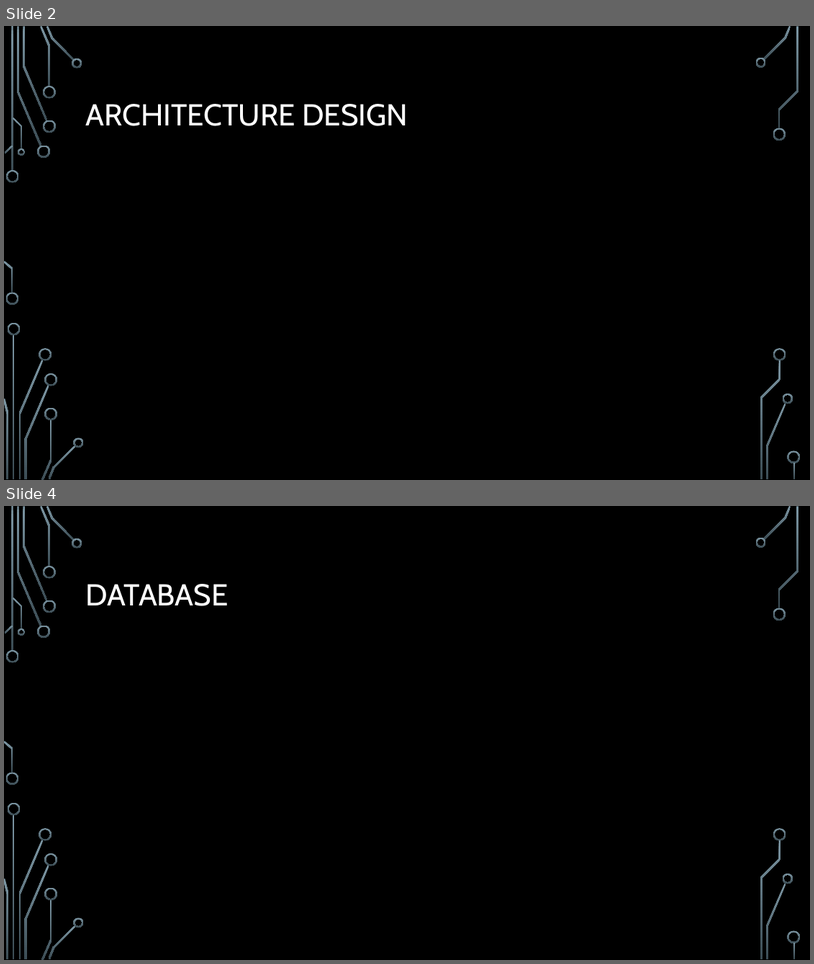
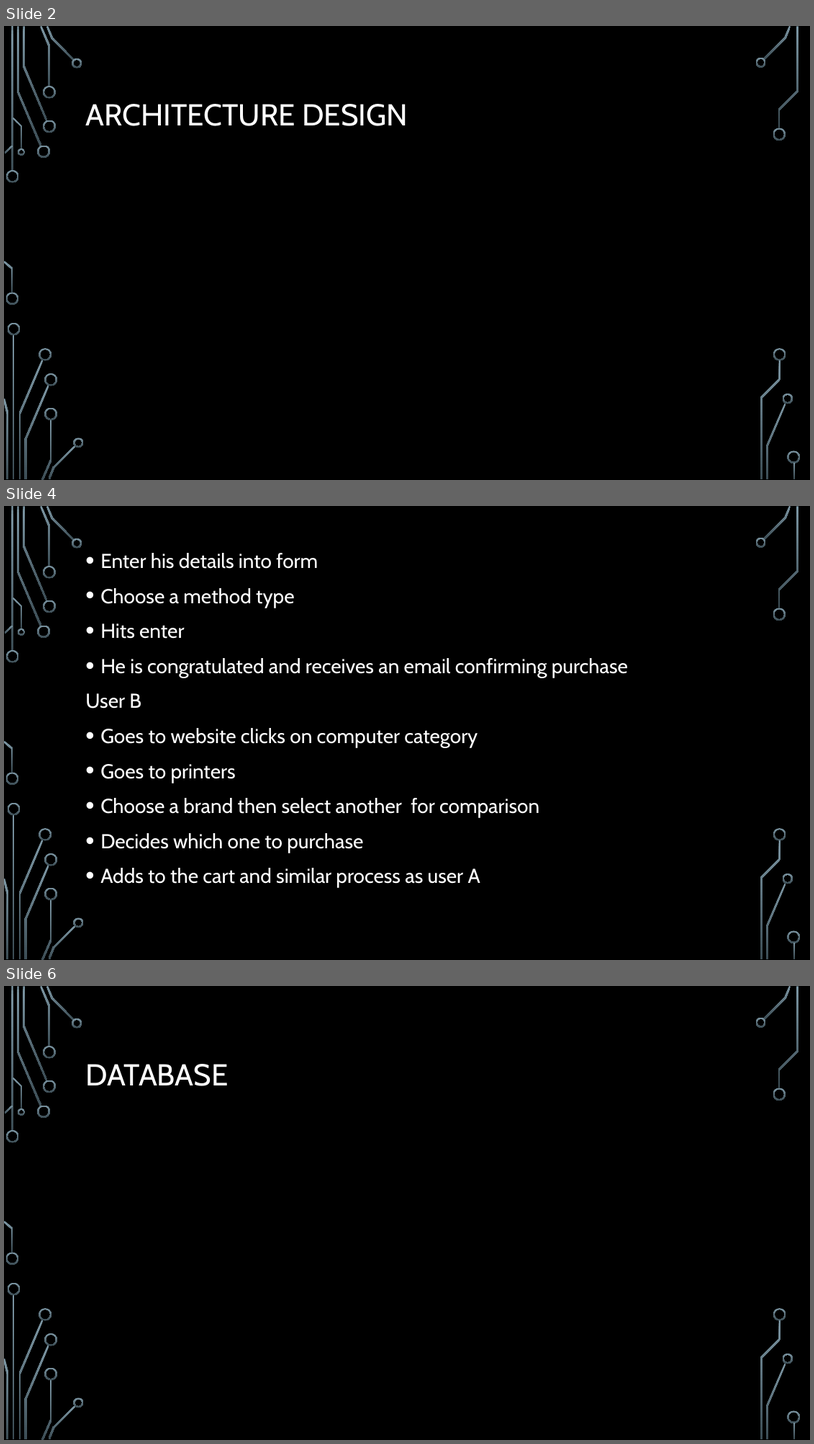
Before and after one commit to KBarros2014/TEAMB, a slide deck: site/Presentation doc/Php assignment.pptx. Shown one above the other, each under a label of ours: slides 2 and 4 before the commit, slides 2, 4 and 6 after it; the slides between them are not shown. The pictures are 814x964 and 814x1444 pixels, drawn with LibreOffice and Linux fonts; fonts in the diff are those of the drawing; background and template pictures are left out. Boxes give left, top, right and bottom in pixels: in the first picture for what was removed or moved away, otherwise in the second. Text is boxed around its words. In the diff, an @@ line names an element or a change of style, - is before the commit and + after.

Commit message:
User stories

```diff
--- a/site/Presentation doc/Php assignment.pptx
+++ b/site/Presentation doc/Php assignment.pptx
@@ slide 4 added at bbox=[4, 506, 810, 960], background picture (left out); not listed: 36 template elements that a slide beside it also shows @@
@@ text added at bbox=[85, 553, 628, 888], 24 pt, text #FFFFFF @@
+• Enter his details into form
+• Choose a method type
+• Hits enter
+• He is congratulated and receives an email confirming purchase
+User B
+• Goes to website clicks on computer category
+• Goes to printers
+• Choose a brand then select another for comparison
+• Decides which one to purchase
+• Adds to the cart and similar process as user A
@@ what was slide 4 is now slide 6 @@
```
Also in this commit, not shown: 2 other slides added, 1 slide removed.
